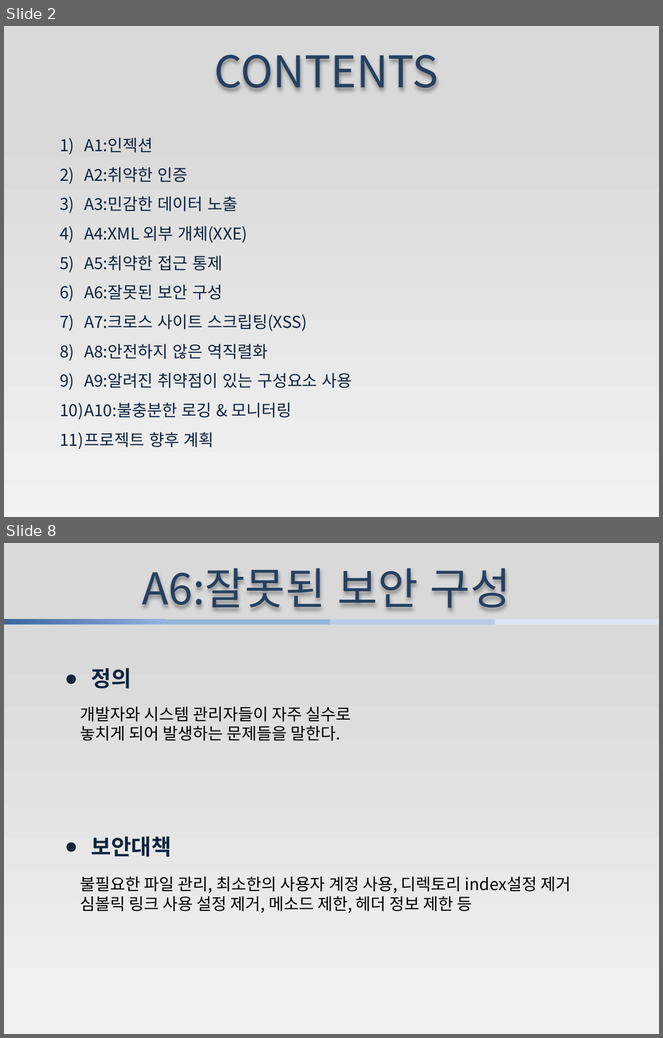
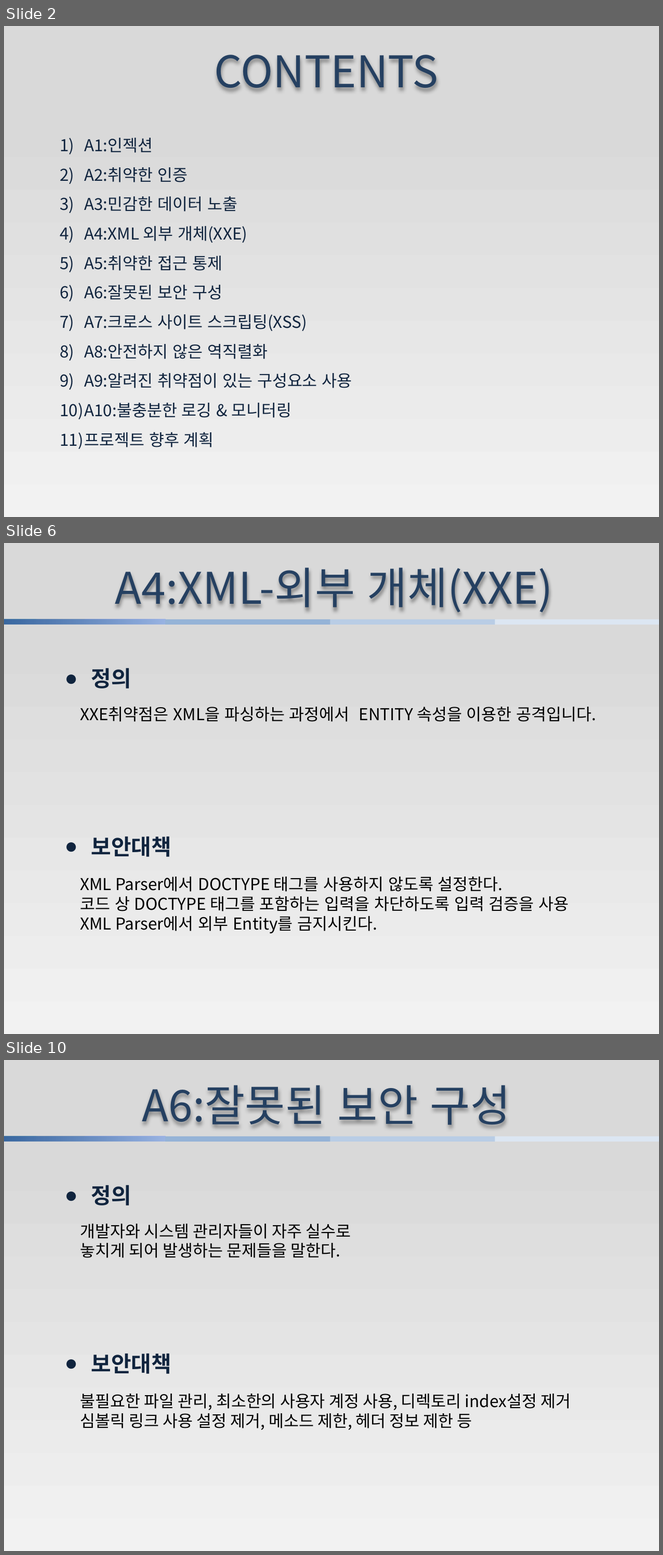
Before and after one commit to jungyohan731/han, a slide deck: 프로젝트 보고서.pptx. Shown one above the other, each under a label of ours: slides 2 and 8 before the commit, slides 2, 6 and 10 after it; the slides between them are not shown. The pictures are 663x1038 and 663x1555 pixels, drawn with LibreOffice and Linux fonts; fonts in the diff are those of the drawing. Boxes give left, top, right and bottom in pixels: in the first picture for what was removed or moved away, otherwise in the second. Text is boxed around its words. In the diff, an @@ line names an element or a change of style, - is before the commit and + after.

```diff
--- a/프로젝트 보고서.pptx
+++ b/프로젝트 보고서.pptx
@@ slide 6 added at bbox=[4, 543, 659, 1034], background gradient #D9D9D9 to #F2F2F2 @@
@@ text added at bbox=[115, 567, 553, 614], 48 pt, text #254061 @@
+A4:XML-외부 개체(XXE)
@@ rectangle added at bbox=[4, 619, 165, 625], fill gradient #9AB5E4 to #265A99 to #E1E8F5 @@
@@ rectangle added at bbox=[165, 619, 330, 625], fill #95B3D7 @@
@@ rectangle added at bbox=[330, 619, 495, 625], fill #B9CDE5 @@
@@ rectangle added at bbox=[495, 619, 659, 625], fill #DCE6F2 @@
@@ text added at bbox=[91, 668, 131, 689], 24 pt, text #0F243E, bold @@
+● 정의
@@ text added at bbox=[80, 707, 597, 722], 18 pt, text #000000 @@
+XXE취약점은 XML을 파싱하는 과정에서 ENTITY 속성을 이용한 공격입니다.
@@ text added at bbox=[91, 836, 172, 857], 24 pt, text #0F243E, bold @@
+● 보안대책
@@ text added at bbox=[80, 877, 569, 934], 18 pt, text #000000 @@
+XML Parser에서 DOCTYPE 태그를 사용하지 않도록 설정한다.
+코드 상 DOCTYPE 태그를 포함하는 입력을 차단하도록 입력 검증을 사용
+XML Parser에서 외부 Entity를 금지시킨다.
@@ what was slide 8 is now slide 10 @@
```
Also in this commit, not shown: 2 slides changed, 4 other slides added, 4 slides removed, 1 other file.
